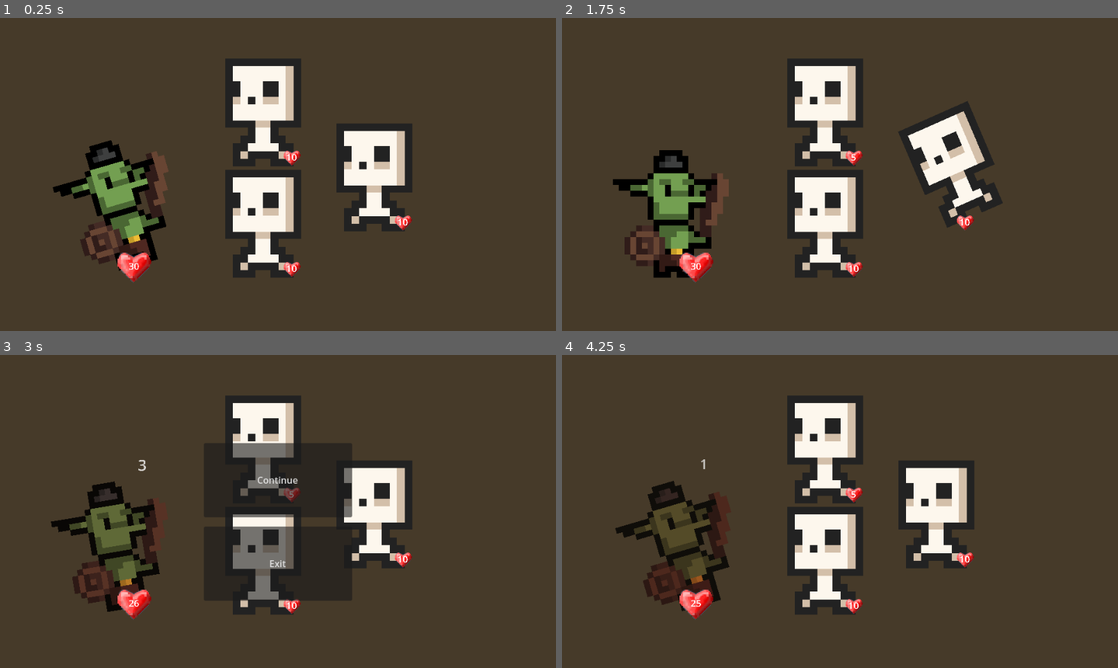
Above: before the commit, frames 1-4 (two rows, left to right).
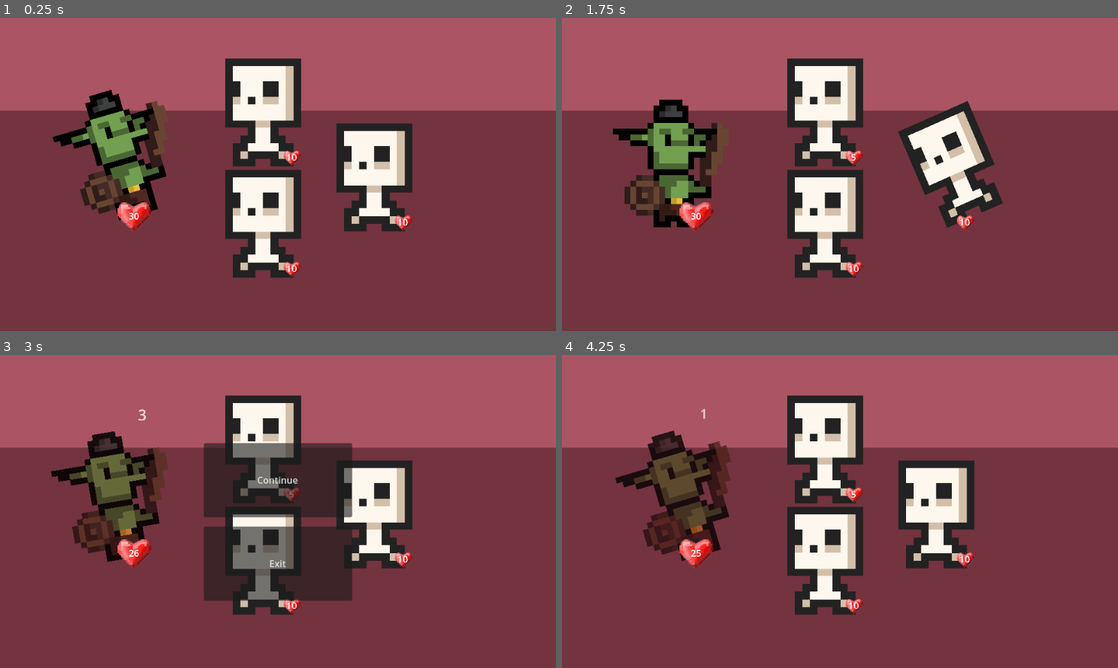
Above: after the commit, the same moments.

Repository: jakmik2/rogue-cards
Game: Godot game, scene res://scenes/Arena.tscn
Two runs of this game, one before a commit and one after it. Both use one fixed random seed, a clock stepped at 60 frames per second and the inputs below.
Inputs (mouse positions are in pixels of both pictures, inside the frame that each line leads up to):
- Up to frame 1 (0.25 s): no input
- Up to frame 2 (1.75 s): move the mouse to (962, 158) at 0.52 s; hold Up (ui_up) 0.53-1.25 s; click (962, 158) at 0.67 s; click "Continue" at 1.25 s
- Up to frame 3 (3 s): move the mouse to (166, 527) at 2.02 s; click (166, 527) at 2.17 s; move the mouse to (333, 442) at 2.77 s; hold Up (ui_up) from 2.78 s (still down); click (333, 442) at 2.92 s
- Up to frame 4 (4.25 s): release Up (ui_up) at 3.5 s; click "Continue" at 3.5 s

The runs differ from the first frame. In frame 1, 87% of the frame differs, in the area x 0-100%, y 0-100%; in frame 2, 87%; in frame 3, 80%; in frame 4, 86%.

Commit message:
added helm pngs

Diff:
--- a/scenes/Arena.tscn
+++ b/scenes/Arena.tscn
@@ -7,14 +7,28 @@
 [node name="Arena" type="Node2D"]
 script = ExtResource("1_ag3yt")
 
-[node name="ColorRect" type="ColorRect" parent="."]
+[node name="Wall" type="ColorRect" parent="."]
 offset_right = 960.0
 offset_bottom = 540.0
 mouse_filter = 2
-color = Color(0.274409, 0.228076, 0.160221, 1)
+color = Color(0.671546, 0.330101, 0.390367, 1)
+
+[node name="Floor" type="ColorRect" parent="."]
+offset_top = 160.0
+offset_right = 960.0
+offset_bottom = 540.0
+mouse_filter = 2
+color = Color(0.450567, 0.200789, 0.246698, 1)
 
 [node name="Player" parent="." instance=ExtResource("3_xsis2")]
-position = Vector2(192, 440)
+position = Vector2(192, 353.256)
+
+[node name="LootBacking" type="ColorRect" parent="."]
+offset_top = 160.0
+offset_right = 960.0
+offset_bottom = 376.0
+mouse_filter = 2
+color = Color(1, 1, 1, 0.560784)
 
 [node name="Loot" type="Node2D" parent="."]
 
--- a/scripts/Arena.gd
+++ b/scripts/Arena.gd
@@ -6,6 +6,7 @@
 @onready var mobs : Node2D = $Mobs
 @onready var tooltip : Control = $UI/TextDisplay
 @onready var player_character : Player = $Player
+@onready var loot_backing : ColorRect = $LootBacking
 
 @onready var exit_button : Button = $UI/ExitButton
 @onready var paused_button : Button = $UI/PauseReturn
@@ -49,6 +50,7 @@
 
 func _ready():
 	mobs.hide()
+	loot_backing.hide()
 	enemy_lineup = Global.current_arena_loadout
 	# turn off tooltip
 	hide_tooltip()
@@ -152,6 +154,7 @@
 		loot.position.x = get_viewport_rect().size.x * loot_counter / ($Loot.get_child_count() + 1)
 		loot.position.y = get_viewport_rect().size.y / 2
 		loot_counter += 1
+	loot_backing.show()
 	current_phase = Phase.LOOTING
 
 func end_looting():
Binary file added: sprites/equipment/helm-leather.png
Binary file added: sprites/equipment/helm-magic.png
Binary file added: sprites/equipment/helm-metal.png
